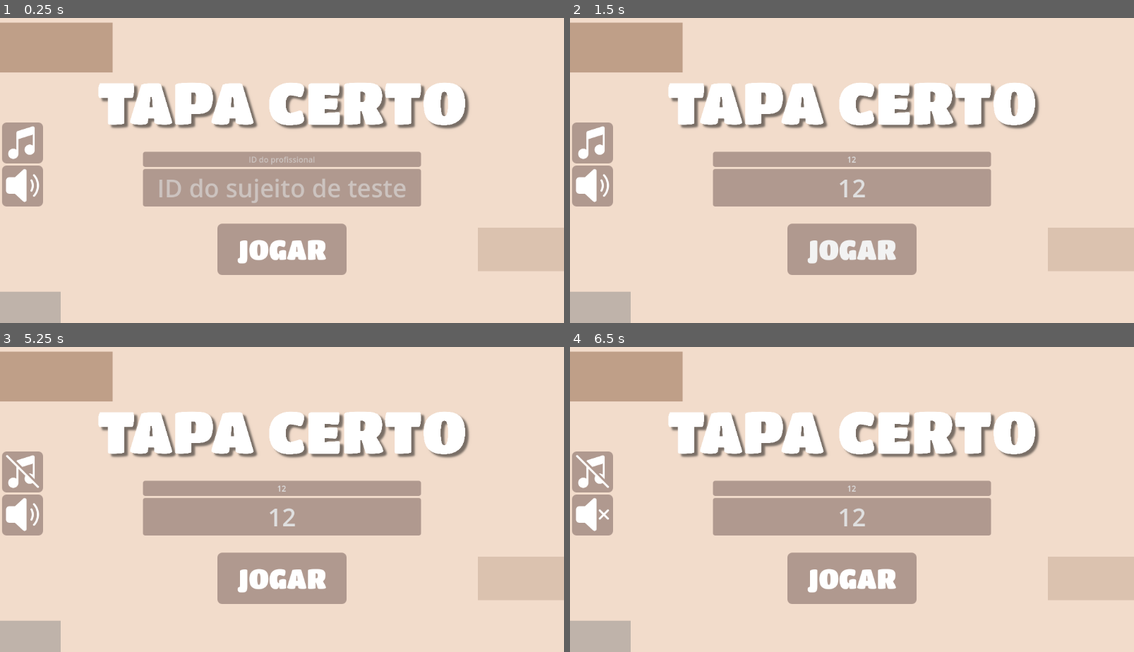
Above: before the commit, frames 1-4 (two rows, left to right).
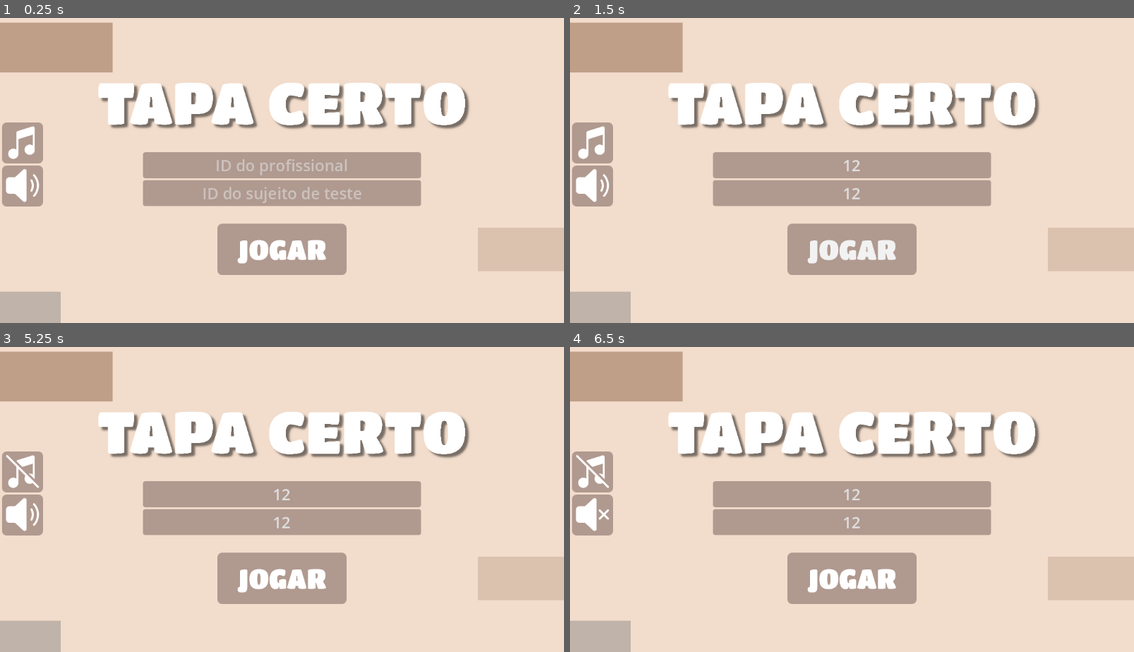
Above: after the commit, the same moments.

Repository: Frankl1sales/Course-Start-Godot
Game: Godot game, scene res://UI/tela_inicial_teste.tscn
Two runs of this game, one before a commit and one after it. Both use one fixed random seed, a clock stepped at 60 frames per second and the inputs below.
Inputs (mouse positions are in pixels of both pictures, inside the frame that each line leads up to):
- Up to frame 1 (0.25 s): no input
- Up to frame 2 (1.5 s): click (852, 158) at 0.52 s; type "12" at 0.6 s; click (852, 188) at 0.75 s; type "12" at 0.83 s; click "JOGAR" at 1.25 s
- Up to frame 3 (5.25 s): click "JOGAR" at 2 s; click (56, 377) at 2.75 s; click (28, 636) at 3.5 s; click (518, 578) at 4.25 s; click (22, 472) at 5 s
- Up to frame 4 (6.5 s): click (592, 514) at 5.75 s

The runs differ from the first frame. In frame 1, 2.2% of the frame differs, in the area x 25-75%, y 43-62%; in frame 2, 1.1%; in frame 3, 1.1%; in frame 4, 1.1%.

Commit message:
Corrija o tamanho dos LineEdits do menu principal

Diff:
--- a/UI/tela_inicial_teste.gd
+++ b/UI/tela_inicial_teste.gd
@@ -24,8 +24,13 @@
 var ícone_sons_mudo_normal = preload("res://assets/icons/speaker/speaker_mute_normal.svg")
 var ícone_sons_mudo_precionado = preload("res://assets/icons/speaker/speaker_mute_pressed.svg")
 
+const TAMANHO_BASE_FONTE_LINE_EDIT: int = 32
+
 # Called when the node enters the scene tree for the first time.
 func _ready() -> void:
+	$ContainerIDs/LineEditProfissional.add_theme_font_size_override("font_size", GameManager.escala * TAMANHO_BASE_FONTE_LINE_EDIT)
+	$ContainerIDs/LineEditSujeitoDeTeste.add_theme_font_size_override("font_size", GameManager.escala * TAMANHO_BASE_FONTE_LINE_EDIT)
+
 	GameManager.iniciar_múscia()
 
 
--- a/UI/tela_inicial_teste.tscn
+++ b/UI/tela_inicial_teste.tscn
@@ -199,6 +199,7 @@
 
 [node name="LineEditProfissional" type="LineEdit" parent="ContainerIDs"]
 layout_mode = 2
+theme_override_font_sizes/font_size = 32
 placeholder_text = "ID do profissional"
 alignment = 1
 
@@ -210,7 +211,7 @@
 layout_mode = 2
 localize_numeral_system = false
 theme = ExtResource("2_areup")
-theme_override_font_sizes/font_size = 50
+theme_override_font_sizes/font_size = 32
 placeholder_text = "ID do sujeito de teste"
 alignment = 1
 
--- a/scenes/game_manager/game_manager.gd
+++ b/scenes/game_manager/game_manager.gd
@@ -1,4 +1,4 @@
-extends Node
+extends Node2D
 
 
 enum PolíticasDeReposicionamento {
@@ -24,6 +24,7 @@
 const VELOCIDADE_ZERO_PADRÃO: float = 0.0
 const VELOCIDADE_LENTA_PADRÃO: float = 150.0
 const VELOCIDADE_RÁPIDA_PADRÃO: float = 300.0
+@onready var escala = get_viewport_rect().size.x / 1152
 
 # Parâmetros do sistema
 var música_desligada: bool = false;
--- a/scenes/game_manager/game_manager.tscn
+++ b/scenes/game_manager/game_manager.tscn
@@ -3,7 +3,7 @@
 [ext_resource type="Script" path="res://scenes/game_manager/game_manager.gd" id="1_7dy7b"]
 [ext_resource type="AudioStream" uid="uid://dtu53tb7ttpac" path="res://assets/music/background/soft-background-music-308418.mp3" id="2_31gks"]
 
-[node name="GameManager" type="Node"]
+[node name="GameManager" type="Node2D"]
 script = ExtResource("1_7dy7b")
 
 [node name="MúsicaDeFundo" type="AudioStreamPlayer2D" parent="."]
--- a/scenes/jogo_principal/jogo_principal.gd
+++ b/scenes/jogo_principal/jogo_principal.gd
@@ -20,7 +20,6 @@
 var sprites_dos_alvos: Array[Sprite2D] = []
 var sprite_do_alvo_atual: Sprite2D
 var tamanho_da_janela: Vector2
-var escala: float
 
 const colunas: int = 5
 var linhas: int
@@ -38,10 +37,9 @@
 # Called when the node enters the scene tree for the first time.
 func _ready() -> void:
 	tamanho_da_janela = get_viewport_rect().size
-	escala = tamanho_da_janela.x / 1152
-
-	distância_mínima_entre_alvos *= escala
-	velocidade = GameManager.velocidade * escala
+
+	distância_mínima_entre_alvos *= GameManager.escala
+	velocidade = GameManager.velocidade * GameManager.escala
 
 
 	# Inicialização do ruído azul
@@ -62,7 +60,7 @@
 	grid_de_alvos[0][0] = 2147483647
 
 	var aspect_ratio_célula: float = tamanho_célula.y / tamanho_célula.x
-	offset_máximo = Vector2(BASE_OFFSET_MÁXIMO * escala, BASE_OFFSET_MÁXIMO * escala * aspect_ratio_célula)
+	offset_máximo = Vector2(BASE_OFFSET_MÁXIMO * GameManager.escala, BASE_OFFSET_MÁXIMO * GameManager.escala * aspect_ratio_célula)
 
 
 	# Inicialização dos alvos
@@ -95,14 +93,14 @@
 	sprites_dos_alvos.resize(alvos_no_jogo.size())
 
 	for i in alvos_no_jogo.size():
-		alvos_no_jogo[i].scale = Vector2(escala, escala)
+		alvos_no_jogo[i].scale = Vector2(GameManager.escala, GameManager.escala)
 
 		for child in alvos_no_jogo[i].get_children():
 			if child is Sprite2D:
 				sprites_dos_alvos[i] = child.duplicate()
 
-				sprites_dos_alvos[i].scale *= escala
-				sprites_dos_alvos[i].position = Vector2(75 * escala, 75 * escala)
+				sprites_dos_alvos[i].scale *= GameManager.escala
+				sprites_dos_alvos[i].position = Vector2(75 * GameManager.escala, 75 * GameManager.escala)
 
 		vetores_de_movimento_dos_alvos[i] = vetor_de_movimento_aleatório()
 
@@ -115,9 +113,9 @@
 
 	# Inicialização dos indicadores da interface
 	setar_sprite_alvo(GameManager.alvos_no_jogo.find(GameManager.alvo_atual))
-	$CanvasLayer/Control/TextureRect.scale = Vector2(escala, escala)
-
-	$CanvasLayer/Label.add_theme_font_size_override("font_size", escala * TAMANHO_BASE_DA_FONTE)
+	$CanvasLayer/Control/TextureRect.scale = Vector2(GameManager.escala, GameManager.escala)
+
+	$CanvasLayer/Label.add_theme_font_size_override("font_size", GameManager.escala * TAMANHO_BASE_DA_FONTE)
 
 # Called every frame. 'delta' is the elapsed time since the previous frame.
 func _process(delta: float) -> void:
@@ -127,13 +125,13 @@
 		if vetores_de_movimento_dos_alvos[i].x < 0 and alvos_no_jogo[i].global_position.x < 0:
 			vetores_de_movimento_dos_alvos[i].x *= -1
 
-		if vetores_de_movimento_dos_alvos[i].x > 0 and alvos_no_jogo[i].global_position.x + alvos_no_jogo[i].width * escala > tamanho_da_janela.x:
+		if vetores_de_movimento_dos_alvos[i].x > 0 and alvos_no_jogo[i].global_position.x + alvos_no_jogo[i].width * GameManager.escala > tamanho_da_janela.x:
 			vetores_de_movimento_dos_alvos[i].x *= -1
 
 		if vetores_de_movimento_dos_alvos[i].y < 0 and alvos_no_jogo[i].global_position.y < 0:
 			vetores_de_movimento_dos_alvos[i].y *= -1
 
-		if vetores_de_movimento_dos_alvos[i].y > 0 and alvos_no_jogo[i].global_position.y + alvos_no_jogo[i].heigth * escala > tamanho_da_janela.y:
+		if vetores_de_movimento_dos_alvos[i].y > 0 and alvos_no_jogo[i].global_position.y + alvos_no_jogo[i].heigth * GameManager.escala > tamanho_da_janela.y:
 			vetores_de_movimento_dos_alvos[i].y *= -1
 
 
@@ -172,8 +170,8 @@
 				var tentativas = 0
 
 				while true:
-					alvos_no_jogo[alvo_original].global_position = Vector2(rng.randf_range(0, tamanho_da_janela.x - alvos_no_jogo[alvo_original].width * escala),
-																		   rng.randf_range(0, tamanho_da_janela.y - alvos_no_jogo[alvo_original].heigth * escala))
+					alvos_no_jogo[alvo_original].global_position = Vector2(rng.randf_range(0, tamanho_da_janela.x - alvos_no_jogo[alvo_original].width * GameManager.escala),
+																		   rng.randf_range(0, tamanho_da_janela.y - alvos_no_jogo[alvo_original].heigth * GameManager.escala))
 
 					var colisão = false
 					var colisão_com_o_indicado_do_alvo = false
@@ -187,12 +185,12 @@
 							break
 
 					# Detecta se o alvo está na área do indicador do alvo
-					if distância_entre_alvos(alvo_original, -1, Vector2(0, 0)) < 200 * escala:
+					if distância_entre_alvos(alvo_original, -1, Vector2(0, 0)) < 200 * GameManager.escala:
 						colisão = true
 						colisão_com_o_indicado_do_alvo = true
 
 					# Detecra se o alvo está muito perto da posição inicial
-					if distância_entre_alvos(alvo_original, -1, posição_original) < 300 * escala:
+					if distância_entre_alvos(alvo_original, -1, posição_original) < 300 * GameManager.escala:
 						colisão = true
 
 					if not colisão or (tentativas >= 100 and not colisão_com_o_indicado_do_alvo):
@@ -253,8 +251,8 @@
 	var pos_x = coluna * tamanho_célula.x + tamanho_célula.x / 2 + rng.randf_range(-offset_máximo.x, offset_máximo.x)
 	var pos_y = linha * tamanho_célula.y + tamanho_célula.y / 2 + rng.randf_range(-offset_máximo.y, offset_máximo.y)
 
-	alvos_no_jogo[alvo].global_position = Vector2(pos_x - alvos_no_jogo[alvo].width * escala / 2,\
-												  pos_y - alvos_no_jogo[alvo].heigth * escala / 2)
+	alvos_no_jogo[alvo].global_position = Vector2(pos_x - alvos_no_jogo[alvo].width * GameManager.escala / 2,\
+												  pos_y - alvos_no_jogo[alvo].heigth * GameManager.escala / 2)
 
 
 func spawnar_todos_os_alvos() -> void:
@@ -303,8 +301,8 @@
 
 
 func centro_de_alvo(alvo: int) -> Vector2:
-	return alvos_no_jogo[alvo].global_position + Vector2(alvos_no_jogo[alvo].width / 2 * escala,
-														 alvos_no_jogo[alvo].heigth / 2 * escala)
+	return alvos_no_jogo[alvo].global_position + Vector2(alvos_no_jogo[alvo].width / 2 * GameManager.escala,
+														 alvos_no_jogo[alvo].heigth / 2 * GameManager.escala)
 
 
 # Calcula a distância entre o centro de dois alvos. Use -1 em um dos alvos para especificar um ponto
Not shown, removed: scenes/jogo_principal/jog2BF6.tmp
Not shown, removed: scenes/jogo_principal/jog3A4E.tmp
Not shown, removed: scenes/jogo_principal/jog58DA.tmp
Not shown, removed: scenes/jogo_principal/jogC422.tmp
Not shown, removed: scenes/jogo_principal/jogF72.tmp
Not shown, removed: scenes/jogo_principal/jogFF52.tmp
